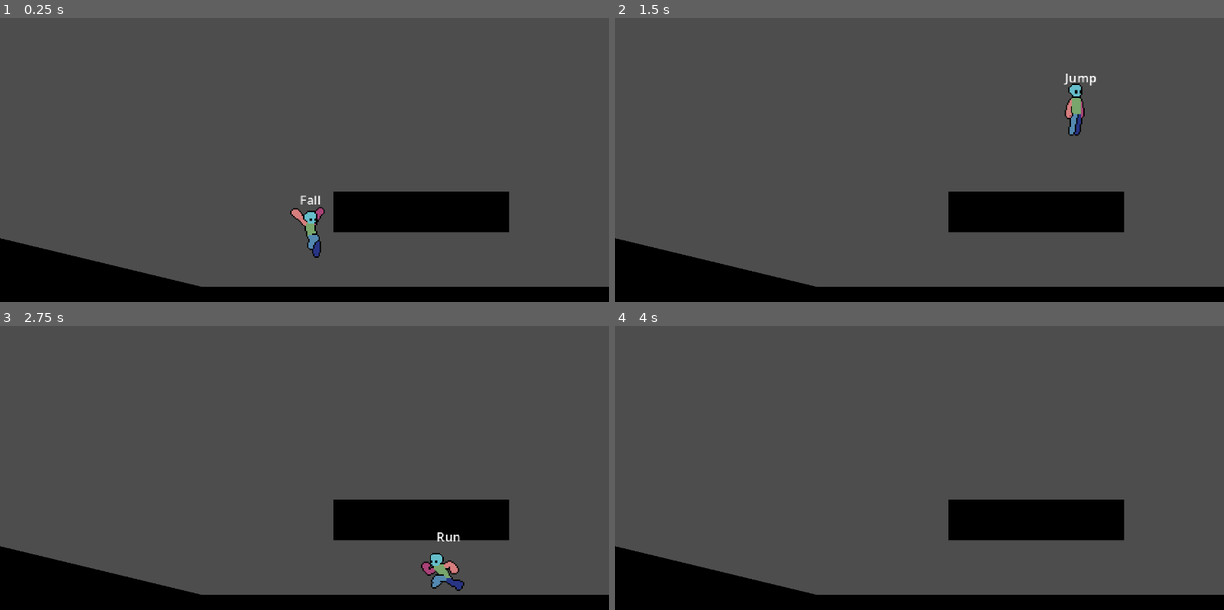
Above: before the commit, frames 1-4 (two rows, left to right).
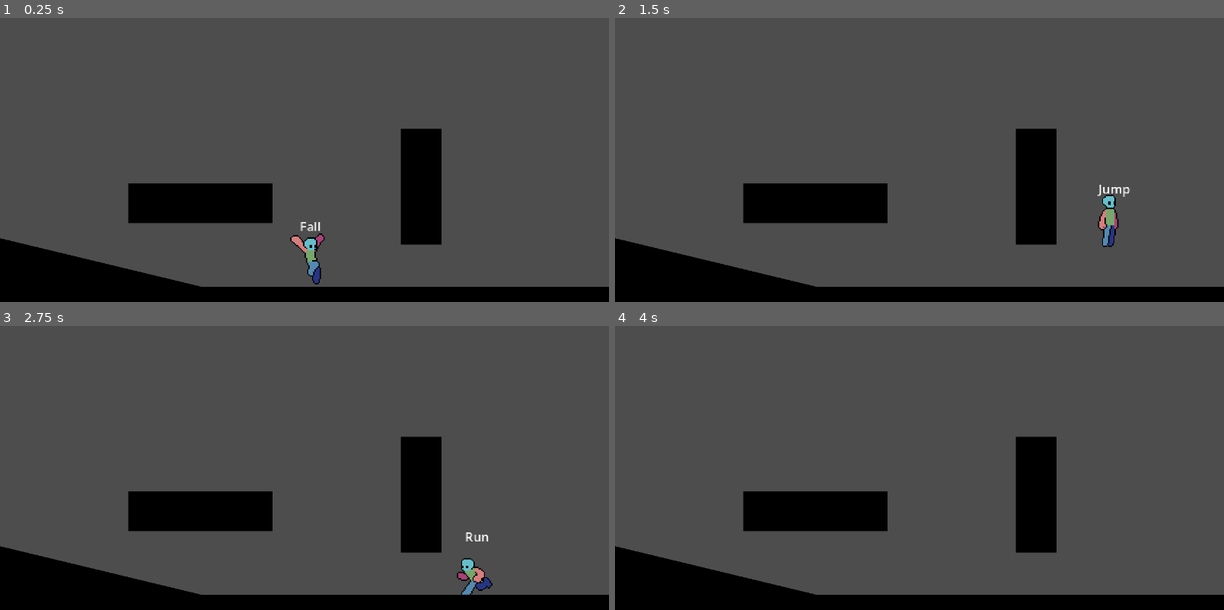
Above: after the commit, the same moments.

Repository: TianJunShi1/harry-forge
Game: Godot game, scene res://playground.tscn
Same seed, same stepped clock (60 frames per second), same inputs: the game is played once before the commit and once after it.
Inputs:
- Up to frame 1 (0.25 s): no input
- Up to frame 2 (1.5 s): tap Enter (ui_accept) at 0.5, 1.35 s; hold Enter (ui_accept) 0.53-1.28 s; hold D (right) from 0.53 s (still down); tap Shift (run) at 0.6 s; tap Space (jump) at 0.77, 1.07 s
- Up to frame 3 (2.75 s): tap Space (jump) at 1.52, 1.55, 1.82, 2.1 s; release D (right) at 2.03 s; hold A (left) from 2.03 s (still down); tap Shift (run) at 2.3 s
- Up to frame 4 (4 s): release A (left) at 2.78 s; hold D (right) from 2.78 s (still down); tap Shift (run) at 2.85 s; tap Space (jump) at 3.02, 3.32, 3.77, 3.8 s; tap Enter (ui_accept) at 3.05 s; hold Enter (ui_accept) from 3.53 s (still down)

The runs differ from the first frame. In frame 1, 9.3% of the frame differs, in the area x 21-84%, y 38-94%; in frame 2, 9.0%; in frame 3, 9.3%, in the area x 21-84%, y 38-95%; in frame 4, 8.4%.

Commit message:
4月14日 状态机 郊狼时间 跳跃检测

Diff:
--- a/Player/Scripts/player.gd
+++ b/Player/Scripts/player.gd
@@ -8,12 +8,14 @@
 
 #region /// Standard Variables
 var direction : Vector2 = Vector2.ZERO
-var gravity : float = 900
+
+# --- 重力与手感调整参数 ---
+var gravity : float = 900.0
+var fall_gravity_multiplier : float = 1.8 # 下落时的重力倍数（1.8表示下落重力是上升的1.8倍）
+var max_fall_speed : float = 700.0        # 最大下落速度（终端速度），防止速度过快穿透地板
 #endregion
 
 @onready var states_node: Node = $states
-
-# 【新增】获取 Label 节点 (假设你的 Label 节点名字就叫 "Label")
 @onready var state_label: Label = $Label
 
 func _ready() -> void:
@@ -24,9 +26,21 @@
 		change_state(current_state.handle_input(event))
 
 func _physics_process(delta: float) -> void:
-	velocity.y += gravity * delta
+	# 【核心修改区：不对称重力】
+	if velocity.y > 0:
+		# 正在下落：施加经过倍数放大的重力，让角色迅速坠落
+		velocity.y += gravity * fall_gravity_multiplier * delta
+	else:
+		# 正在上升（跳跃阶段）：施加正常的基础重力，让角色在空中停留更久
+		velocity.y += gravity * delta
+
+	# 限制最大下落速度，防止角色像炮弹一样砸穿地板碰撞体
+	velocity.y = min(velocity.y, max_fall_speed)
+
+	# 执行状态机的更新
 	if current_state:
 		change_state(current_state.physics_process(delta))
+
 	move_and_slide()
 
 func _process(delta: float) -> void:
@@ -60,7 +74,6 @@
 	current_state = new_state
 	current_state.enter()
 
-	# 【新增】更新 Label 显示当前状态的名字
 	if state_label:
 		state_label.text = current_state.name
 
--- a/Player/States/Fall.gd
+++ b/Player/States/Fall.gd
@@ -1,55 +1,79 @@
 @icon("res://icon/state.svg")
 class_name PlayerstateFall extends Playerstate
 
-# --- 节点与状态引用 ---
 @onready var idle_state: PlayerstateIdle = %Idle
 @onready var run_state: PlayerstateRun = %Run
+@onready var jump_state: PlayerstateJump = %Jump
 @onready var anim: AnimatedSprite2D = $"../../AnimatedSprite2D"
 
 var air_speed: float = 160.0
 
+# --- 手感调节参数 ---
+var coyote_duration: float = 0.16 # 土狼时间：离开边缘后允许起跳的时间
+var fall_timer: float = 0.0       # 记录下落了多久
 
-#region /// 核心状态生命周期
+var buffer_duration: float = 0.15 # 跳跃缓冲时间：落地前多久按下会被记住
+var buffer_timer: float = 0.0     # 缓冲倒计时器
+
+
 func init() -> void:
 	pass
 
 func enter() -> void:
-	# 进入状态时，播放不循环的短暂过渡动画
 	if anim:
 		anim.play("fall")
+	# 每次进入下落状态时，重置两个计时器
+	fall_timer = 0.0
+	buffer_timer = 0.0
 
 func exit() -> void:
 	pass
-#endregion
 
 
-#region /// 帧更新与输入处理
 func handle_input(_event : InputEvent) -> Playerstate:
 	return null
 
 func process(_delta: float) -> Playerstate:
-	# 【动画衔接】如果过渡动画播完了，立刻切换到循环下落动画
 	if anim.animation == "fall" and not anim.is_playing():
 		anim.play("fall_loop")
 
-	# 处理空中面朝方向
 	if player.direction.x < 0:
 		anim.flip_h = true
 	elif player.direction.x > 0:
 		anim.flip_h = false
 	return null
 
-func physics_process(_delta: float) -> Playerstate:
-	# 1. 允许玩家在空中左右移动
+func physics_process(delta: float) -> Playerstate:
 	player.velocity.x = player.direction.x * air_speed
 
-	# 2. 核心逻辑：检查是否落地
+	fall_timer += delta
+
+	# 【跳跃缓冲计时逻辑】如果计时器被激活了（大于0），就开始倒计时
+	if buffer_timer > 0:
+		buffer_timer -= delta
+
+	# 【核心按键监听】
+	if Input.is_action_just_pressed("ui_accept"):
+		# 1. 尝试触发土狼时间 (按晚了的宽容)
+		if fall_timer <= coyote_duration and (player.previous_state == idle_state or player.previous_state == run_state):
+			player.velocity.y = 0
+			return jump_state
+
+		# 2. 如果不满足土狼跳，说明是在高空下落时按的。
+		# 此时将这一次跳跃输入“记忆”下来，开启跳跃缓冲计时！(按早了的宽容)
+		buffer_timer = buffer_duration
+
+
+	# 检查是否落地
 	if player.is_on_floor():
-		# 落地后根据是否有方向输入，决定是站住还是继续跑
+		# 【新增逻辑】：落地时检查缓冲计时器。如果还有剩余时间，说明玩家刚才提前按了跳跃！
+		if buffer_timer > 0:
+			return jump_state # 立刻再次起跳！
+
+		# 如果没有缓冲输入，就正常进入待机或跑动
 		if player.direction.x == 0:
 			return idle_state
 		else:
 			return run_state
 
 	return null
-#endregion
--- a/Player/States/Jump.gd
+++ b/Player/States/Jump.gd
@@ -1,12 +1,10 @@
 @icon("res://icon/state.svg")
 class_name PlayerstateJump extends Playerstate
 
-# --- 节点与状态引用 ---
-@onready var fall_state: Playerstate = %Fall # 获取下落状态
+@onready var fall_state: Playerstate = %Fall
 @onready var anim: AnimatedSprite2D = $"../../AnimatedSprite2D"
 
-# 跳跃初速度和空中移动速度
-var jump_velocity: float = -400.0
+var jump_velocity: float = -380.0
 var air_speed: float = 160.0
 
 
@@ -15,10 +13,7 @@
 	pass
 
 func enter() -> void:
-	# 1. 给予向上的速度（负数是向上）
 	player.velocity.y = jump_velocity
-
-	# 2. 播放跳跃动画
 	if anim:
 		anim.play("jump")
 
@@ -32,7 +27,6 @@
 	return null
 
 func process(_delta: float) -> Playerstate:
-	# 处理空中面朝方向 (放在 process 保证画面无延迟)
 	if player.direction.x < 0:
 		anim.flip_h = true
 	elif player.direction.x > 0:
@@ -40,10 +34,15 @@
 	return null
 
 func physics_process(_delta: float) -> Playerstate:
-	# 1. 允许玩家在空中左右移动
 	player.velocity.x = player.direction.x * air_speed
 
-	# 2. 核心逻辑：当速度大于等于 0 时（到达最高点），立刻切换到下落状态
+	# 【新增：短按小跳逻辑】
+	# 如果玩家松开了跳跃键，并且当前还在往上飞（velocity.y < 0）
+	if Input.is_action_just_released("ui_accept") and player.velocity.y < 0:
+		# 把向上的速度削减一半，制造出提前掉落的手感
+		player.velocity.y *= 0.5
+
+	# 当速度大于等于 0 时（到达最高点），立刻切换到下落状态
 	if player.velocity.y >= 0:
 		return fall_state
 
--- a/playground.tscn
+++ b/playground.tscn
@@ -37,8 +37,8 @@
 shape = SubResource("RectangleShape2D_edjgo")
 
 [node name="Block3" type="Sprite2D" parent="." unique_id=2146035355]
-position = Vector2(332.00003, 199)
-scale = Vector2(4.3274975, 1)
+position = Vector2(332, 179.00002)
+scale = Vector2(1, 2.860491)
 texture = SubResource("GradientTexture2D_rupst")
 
 [node name="StaticBody2D" type="StaticBody2D" parent="Block3" unique_id=1547080523]
@@ -46,5 +46,15 @@
 [node name="CollisionShape2D" type="CollisionShape2D" parent="Block3/StaticBody2D" unique_id=752968957]
 shape = SubResource("RectangleShape2D_edjgo")
 
+[node name="Block4" type="Sprite2D" parent="." unique_id=951693416]
+position = Vector2(158.00002, 192)
+scale = Vector2(3.5600002, 0.98049223)
+texture = SubResource("GradientTexture2D_rupst")
+
+[node name="StaticBody2D" type="StaticBody2D" parent="Block4" unique_id=2054066675]
+
+[node name="CollisionShape2D" type="CollisionShape2D" parent="Block4/StaticBody2D" unique_id=1835313068]
+shape = SubResource("RectangleShape2D_edjgo")
+
 [node name="Player" parent="." unique_id=330197014 instance=ExtResource("1_rupst")]
 position = Vector2(246, 205)
